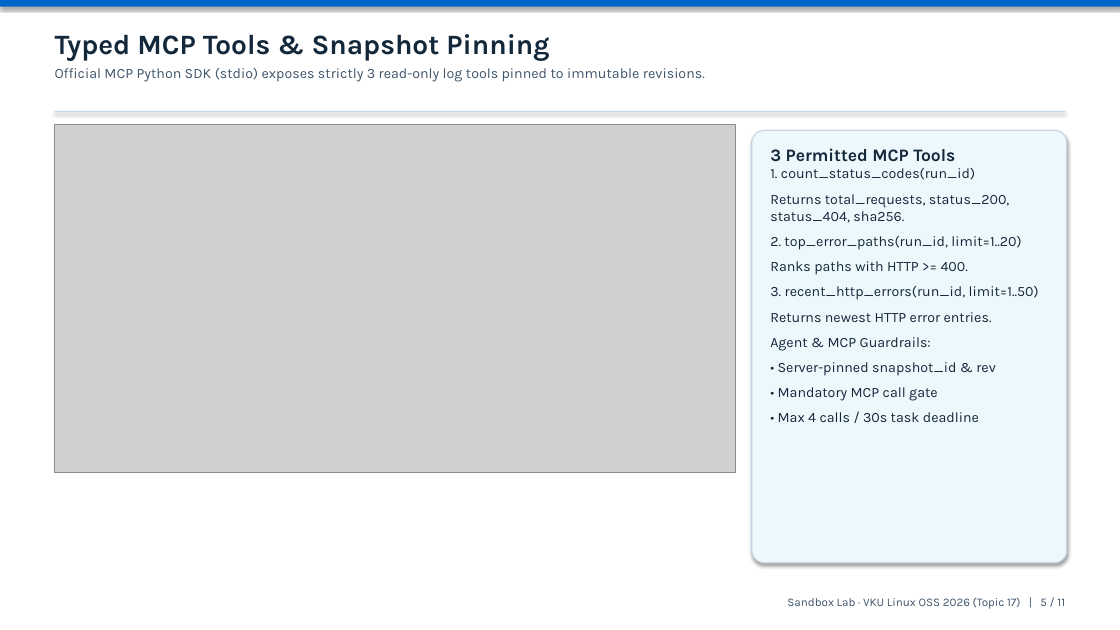
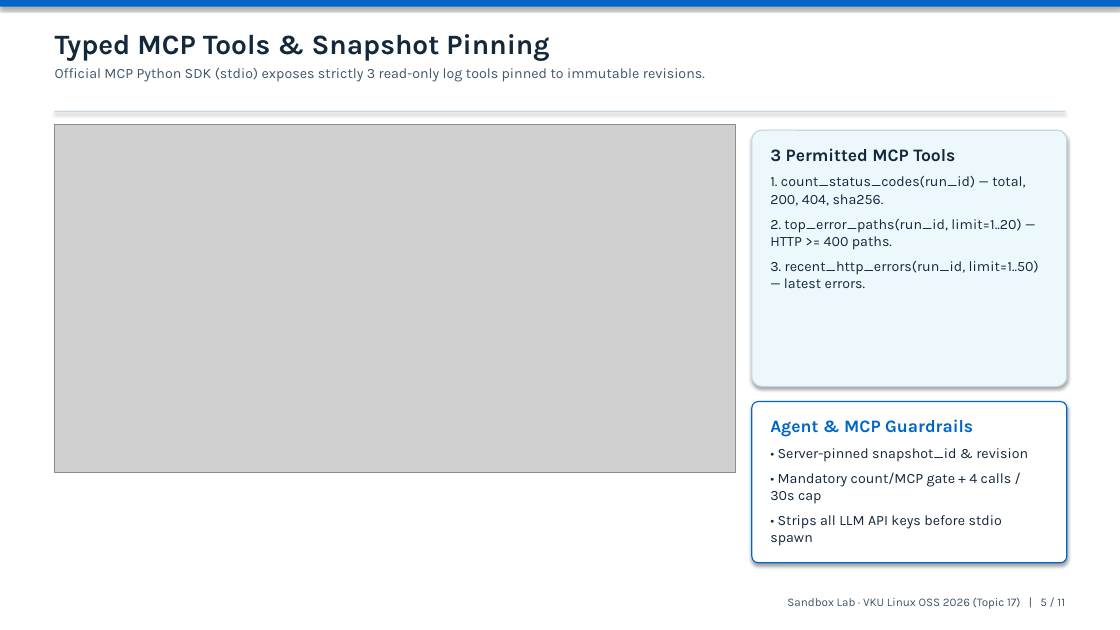
Before and after one commit to Xlinhx/MaNguonMoLinux, a slide deck: slide 5 of deliverables/slides.pptx. Drawn at 1120x630 pixels with LibreOffice and Linux fonts; fonts in the diff are those of the drawing; grey boxes stand for pictures. Boxes give left, top, right and bottom in pixels: in the first picture for what was removed or moved away, otherwise in the second. Text is boxed around its words. In the diff, an @@ line names an element or a change of style, - is before the commit and + after.

```diff
--- a/deliverables/slides.pptx
+++ b/deliverables/slides.pptx
@@ rounded rectangle: place and size @@
-rounded rectangle at box(752, 130, 1067, 563)
+rounded rectangle at box(752, 130, 1067, 386)
@@ text at box(770, 176, 1039, 288): text changed @@
-1. count_status_codes(run_id)
-Returns total_requests, status_200, status_404, sha256.
-2. top_error_paths(run_id, limit=1..20)
-Ranks paths with HTTP >= 400.
-3. recent_http_errors(run_id, limit=1..50)
-Returns newest HTTP error entries.
-Agent & MCP Guardrails:
-• Server-pinned snapshot_id & rev
-• Mandatory MCP call gate
-• Max 4 calls / 30s task deadline
+1. count_status_codes(run_id) — total, 200, 404, sha256.
+2. top_error_paths(run_id, limit=1..20) — HTTP >= 400 paths.
+3. recent_http_errors(run_id, limit=1..50) — latest errors.
@@ rounded rectangle added at box(752, 402, 1067, 563), fill #FFFFFF, outline #0065C9 1 pt @@
@@ text added at box(770, 419, 1028, 546), 12.2 pt, text #14283B @@
+Agent & MCP Guardrails
+• Server-pinned snapshot_id & revision
+• Mandatory count/MCP gate + 4 calls / 30s cap
+• Strips all LLM API keys before stdio spawn
```
Also in this commit, not shown: 7 other slides changed, 27 other files.
